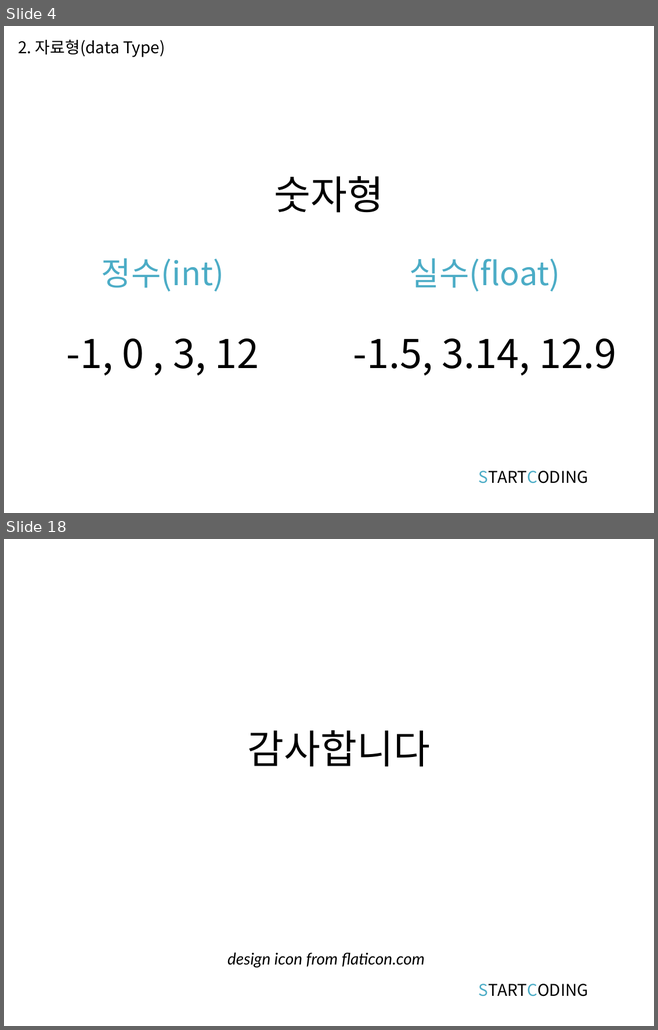
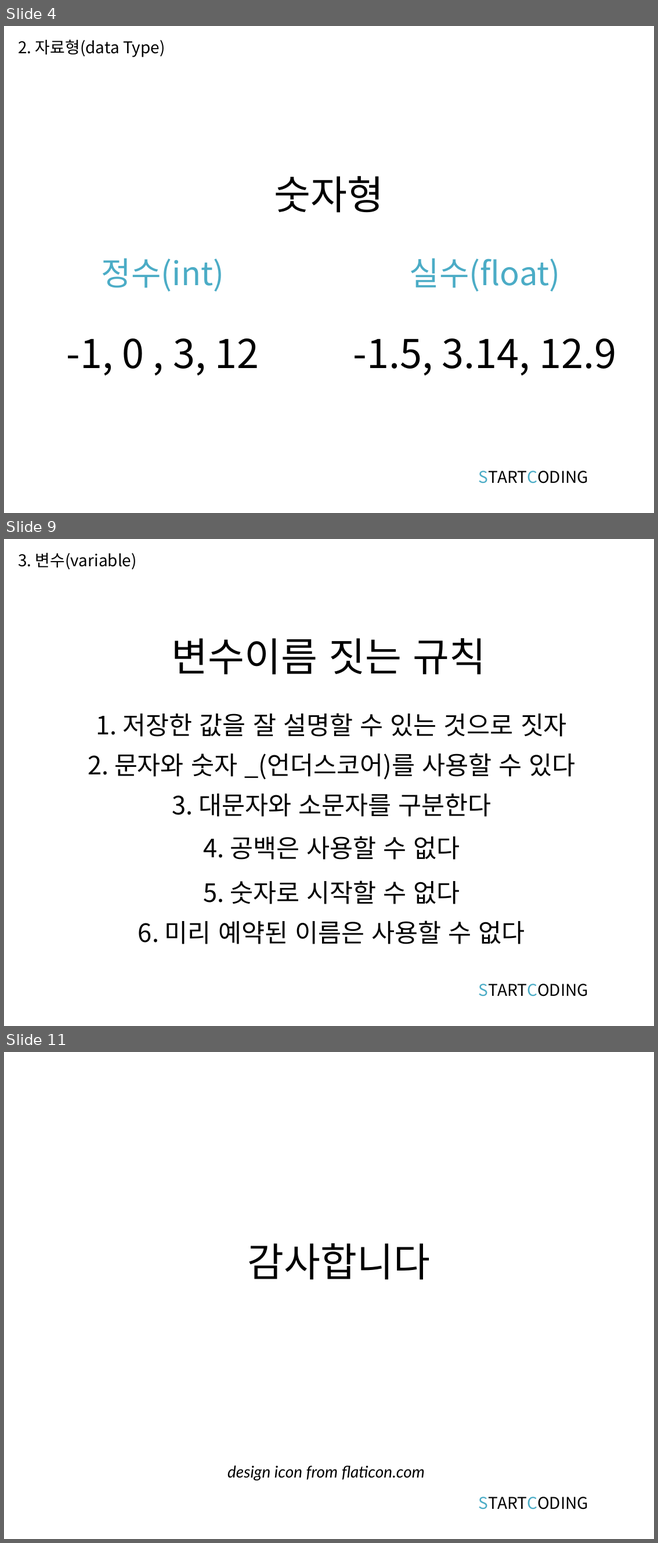
Before and after one commit to kwonkijun/python, a slide deck: 파이썬기초(PPT)/파이썬 기초 2강_자료형과 변수.pptx. Shown one above the other, each under a label of ours: slides 4 and 18 before the commit, slides 4, 9 and 11 after it; the slides between them are not shown. The pictures are 658x1030 and 658x1543 pixels, drawn with LibreOffice and Linux fonts; fonts in the diff are those of the drawing. Boxes give left, top, right and bottom in pixels: in the first picture for what was removed or moved away, otherwise in the second. Text is boxed around its words. In the diff, an @@ line names an element or a change of style, - is before the commit and + after.

```diff
--- a/파이썬기초(PPT)/파이썬 기초 2강_자료형과 변수.pptx
+++ b/파이썬기초(PPT)/파이썬 기초 2강_자료형과 변수.pptx
@@ slide 9 added at [4, 539, 654, 1026], background #FFFFFF @@
@@ text added at [18, 553, 137, 570], 18 pt, text #000000 @@
+3. 변수(variable)
@@ title added at [172, 638, 486, 675], 44 pt, text #000000 @@
+변수이름 짓는 규칙
@@ text added at [96, 713, 567, 737], 28 pt, text #000000 @@
+1. 저장한 값을 잘 설명할 수 있는 것으로 짓자
@@ text added at [88, 753, 575, 780], 28 pt, text #000000 @@
+2. 문자와 숫자 _(언더스코어)를 사용할 수 있다
@@ text added at [172, 794, 491, 817], 28 pt, text #000000 @@
+3. 대문자와 소문자를 구분한다
@@ text added at [203, 836, 460, 860], 28 pt, text #000000 @@
+4. 공백은 사용할 수 없다
@@ text added at [203, 881, 460, 904], 28 pt, text #000000 @@
+5. 숫자로 시작할 수 없다
@@ text added at [138, 921, 525, 944], 28 pt, text #000000 @@
+6. 미리 예약된 이름은 사용할 수 없다
@@ text added at [478, 984, 588, 997], 18 pt, text #000000 @@
+STARTCODING
@@ what was slide 18 is now slide 11 @@
```
Also in this commit, not shown: 2 slides changed, 3 other slides added, 11 slides removed, 2 other files.
